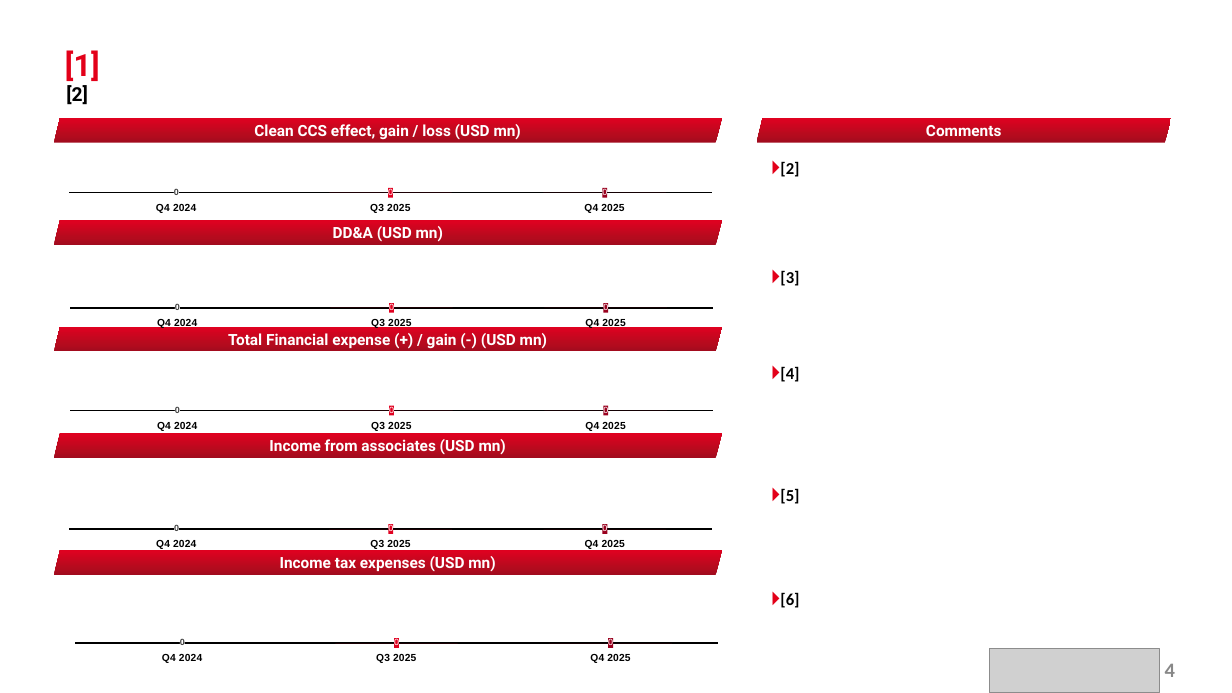
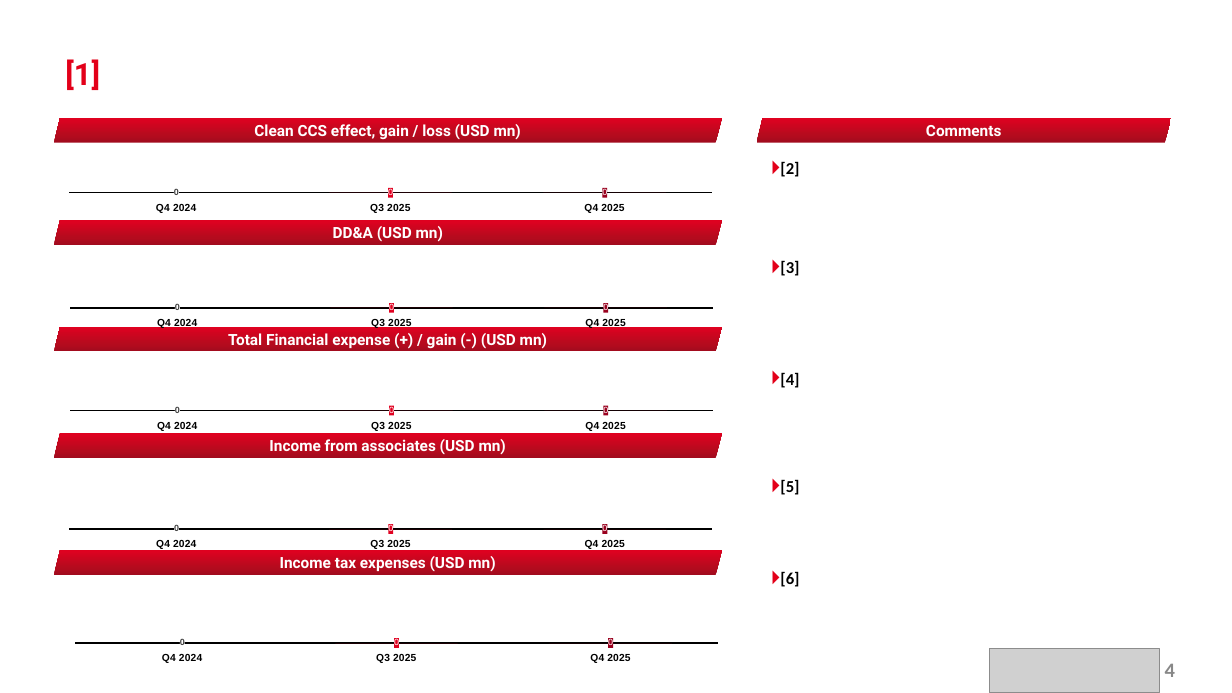
Before and after one commit to SGeri/pitch-deck-template-engine, a slide deck: slide 4 of workflows/mol-quarterly/template.pptx. Drawn at 1232x693 pixels with LibreOffice and Linux fonts; fonts in the diff are those of the drawing; grey boxes stand for pictures; background and template pictures are left out. Boxes give left, top, right and bottom in pixels: in the first picture for what was removed or moved away, otherwise in the second. Text is boxed around its words. In the diff, an @@ line names an element or a change of style, - is before the commit and + after.

```diff
--- a/workflows/mol-quarterly/template.pptx
+++ b/workflows/mol-quarterly/template.pptx
@@ text "[1]" moved from (x1=65, y1=50, x2=100, y2=81) to (x1=65, y1=59, x2=100, y2=90) @@
@@ text removed at (x1=66, y1=85, x2=88, y2=104) @@
-[2]
@@ text "[3]" moved from (x1=780, y1=271, x2=799, y2=286) to (x1=780, y1=261, x2=799, y2=276) @@
@@ text "[4]" moved from (x1=780, y1=366, x2=799, y2=382) to (x1=780, y1=372, x2=799, y2=388) @@
@@ text "[5]" moved from (x1=780, y1=488, x2=799, y2=504) to (x1=780, y1=479, x2=799, y2=495) @@
@@ text "[6]" moved from (x1=780, y1=593, x2=799, y2=608) to (x1=780, y1=572, x2=799, y2=587) @@
```
Also in this commit, not shown: 1 other file.
